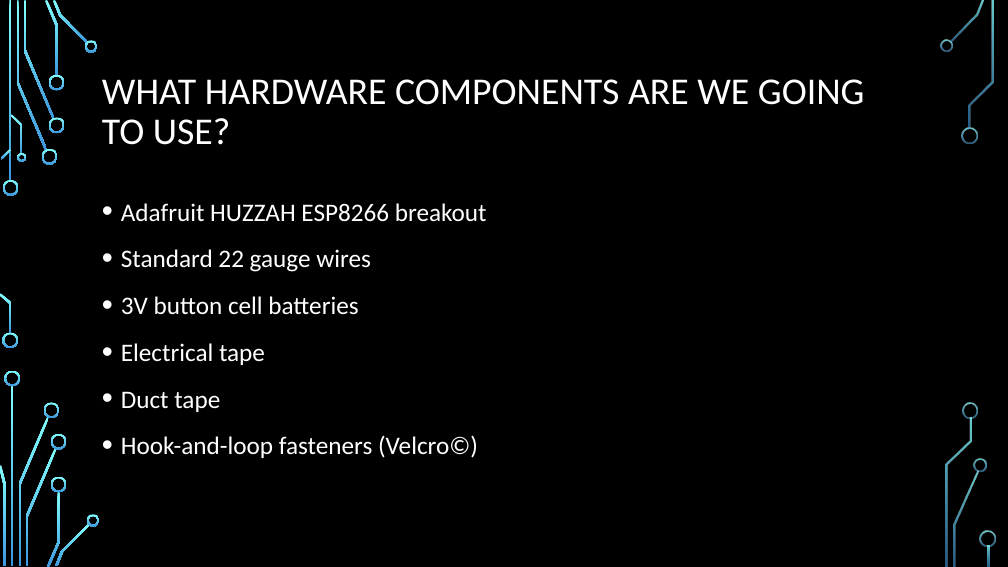
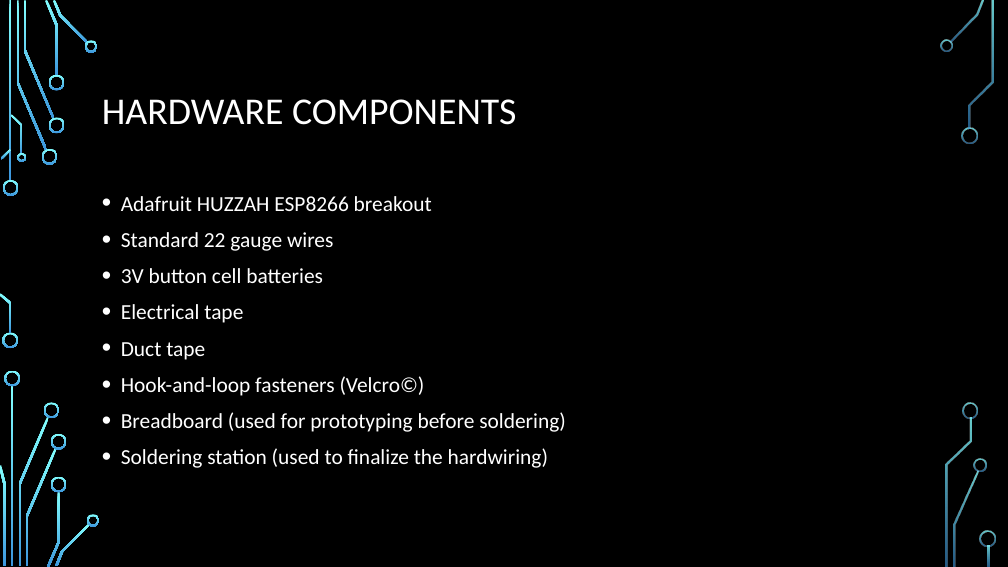
Before and after one commit to dontaylor6000/Group27_Tracker, a slide deck: slide 9 of Documentation/PDR.pptx (slide 3 before the commit). Drawn at 1008x567 pixels with LibreOffice and Linux fonts; fonts in the diff are those of the drawing; background and template pictures are left out. Boxes give left, top, right and bottom in pixels: in the first picture for what was removed or moved away, otherwise in the second. Text is boxed around its words. In the diff, an @@ line names an element or a change of style, - is before the commit and + after.

```diff
--- a/Documentation/PDR.pptx
+++ b/Documentation/PDR.pptx
@@ title at box(102, 99, 516, 125): text changed @@
-WHAT HARDWARE COMPONENTS ARE WE GOING TO USE?
+HARDWARE COMPONENTS
@@ text at box(121, 196, 432, 396): size 24 to 20.4 pt in "Adafruit HUZZAH ESP8266 breakout", "Standard 22 gauge wires", "3V button cell batteries", "Electrical tape" and 2 more places; line spacing 1.2 to 1 @@
@@ text at box(121, 412, 566, 468): paragraphs added @@
+• Breadboard (used for prototyping before soldering)
+• Soldering station (used to finalize the hardwiring)
```
Also in this commit, not shown: 4 other slides changed, 9 slides added, 3 slides removed.
